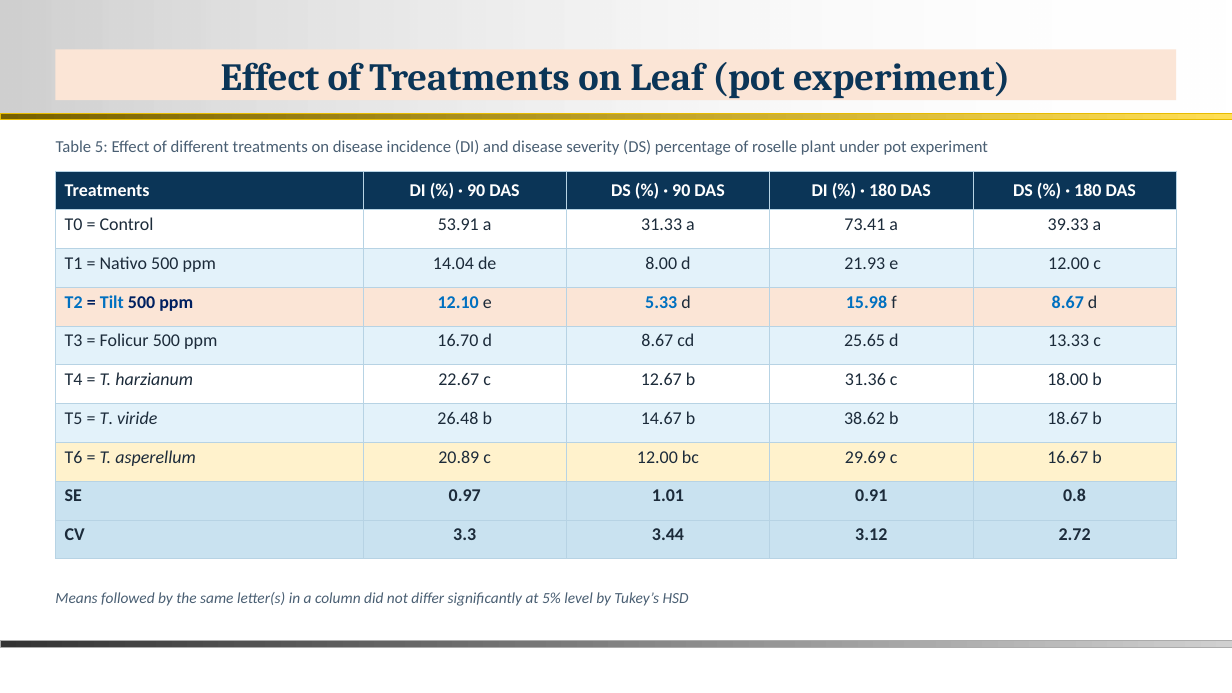
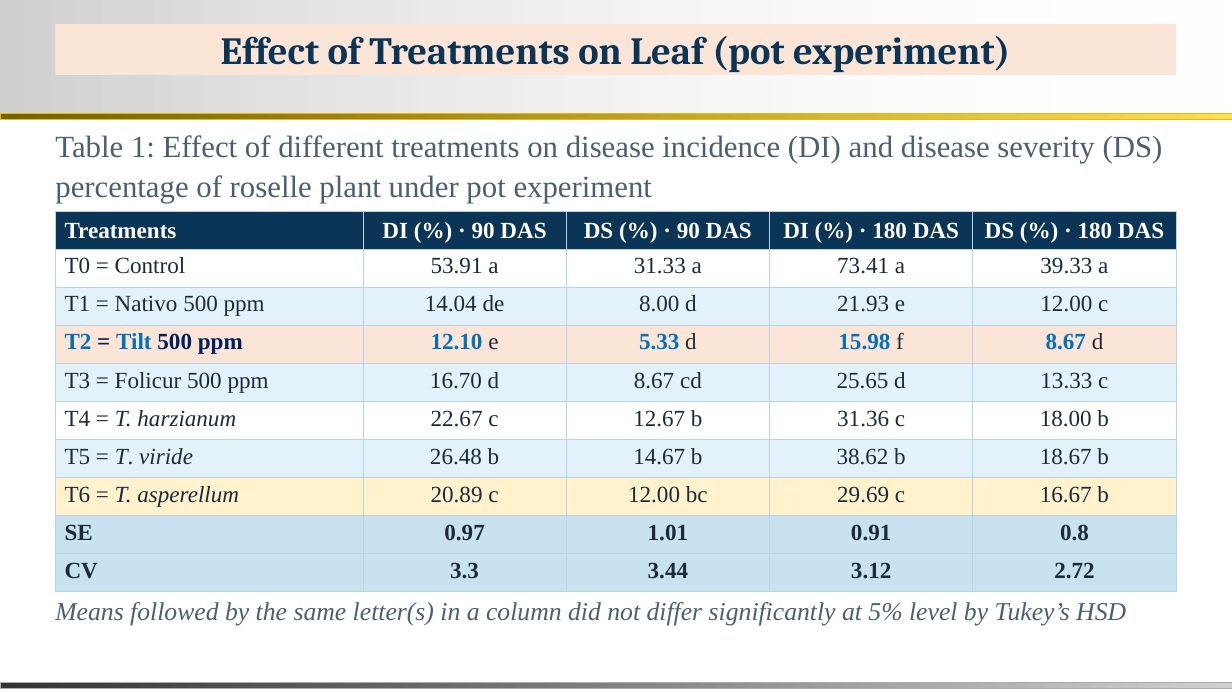
Before and after one commit to bipro-b/nm-documenents, a slide deck: slide 20 of docs/Nisha_MS_Thesis_Defence.pptx (slide 23 before the commit). Drawn at 1232x693 pixels with LibreOffice and Linux fonts; fonts in the diff are those of the drawing; background and template pictures are left out. Boxes give left, top, right and bottom in pixels: in the first picture for what was removed or moved away, otherwise in the second. Text is boxed around its words. In the diff, an @@ line names an element or a change of style, - is before the commit and + after.

```diff
--- a/docs/Nisha_MS_Thesis_Defence.pptx
+++ b/docs/Nisha_MS_Thesis_Defence.pptx
@@ title "Effect of Treatments on Leaf ...": place and size @@
-title "Effect of Treatments on Leaf ..." at (55,50,1177,101)
+title "Effect of Treatments on Leaf ..." at (55,24,1177,75)
@@ text at (55,135,1163,204): text changed; size 13 to 24 pt; font Calibri to Times New Roman @@
-Table 5: Effect of different treatments on disease incidence (DI) and disease severity (DS) percentage of roselle plant under pot experiment
+Table 1: Effect of different treatments on disease incidence (DI) and disease severity (DS) percentage of roselle plant under pot experiment
@@ table at (55,212,1177,592) @@
@@ size 14 to 18 pt, font Calibri to Times New Roman @@
@@ table: place and size @@
-table at (55,171,1177,559)
+table at (55,212,1177,592)
@@ text "Means followed by the same ..." at (55,602,1126,626): size 12 to 20 pt, font Calibri to Times New Roman @@
@@ rectangle: place and size @@
-rectangle at (0,640,1232,647)
+rectangle at (0,682,1232,689)
```
Also in this commit, not shown: 31 other slides changed, 3 slides removed, 2 other files.
